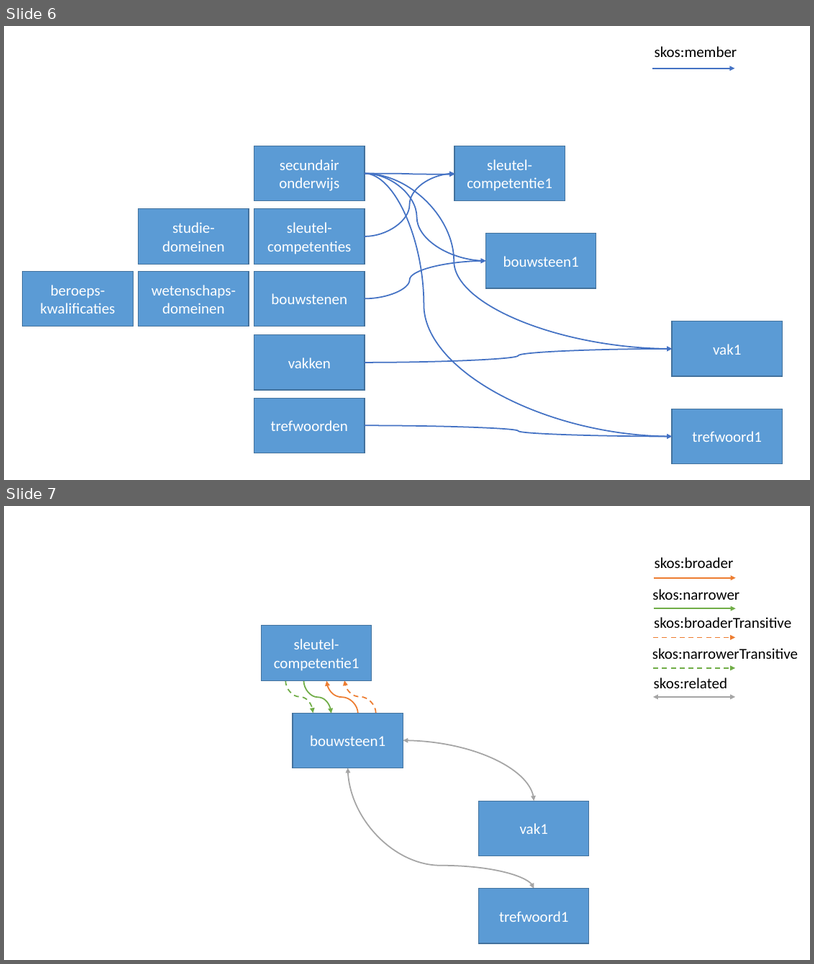
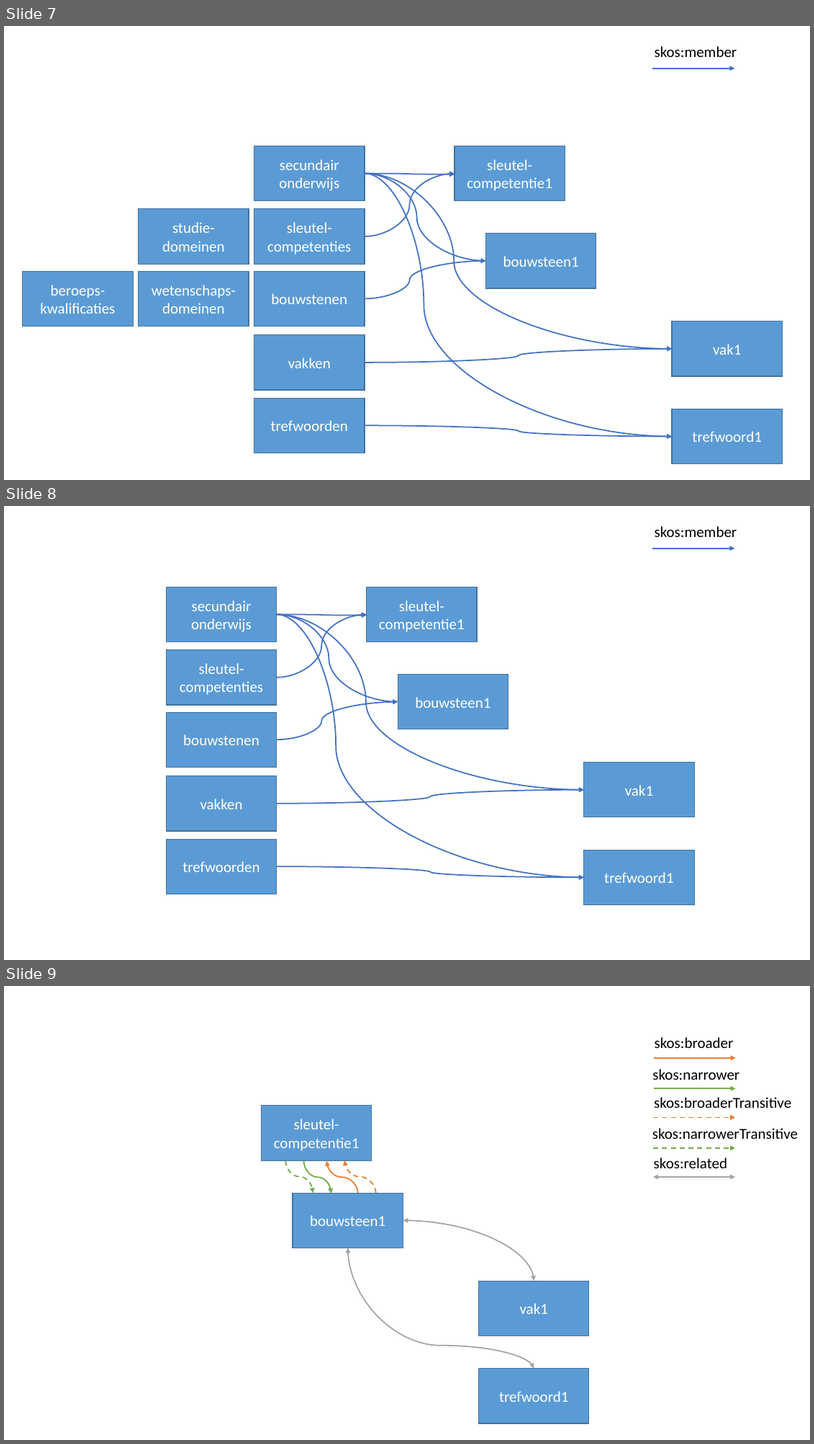
Before and after one commit to i-Learn-SKOS/skos-api, a slide deck: doc-src/DiagramsInSkosApiHomepage.pptx. Shown one above the other, each under a label of ours: slides 6 and 7 before the commit, slides 7, 8 and 9 after it. The pictures are 814x964 and 814x1444 pixels, drawn with LibreOffice and Linux fonts; fonts in the diff are those of the drawing. Boxes give left, top, right and bottom in pixels: in the first picture for what was removed or moved away, otherwise in the second. Text is boxed around its words. In the diff, an @@ line names an element or a change of style, - is before the commit and + after.

```diff
--- a/doc-src/DiagramsInSkosApiHomepage.pptx
+++ b/doc-src/DiagramsInSkosApiHomepage.pptx
@@ slide 8 added at (x1=4, y1=506, x2=810, y2=960), background #FFFFFF @@
@@ text added at (x1=655, y1=526, x2=738, y2=537), 18 pt, text #000000 @@
+skos:member
@@ arrow added from (653, 548) to (736, 548), #4472C4 1.5 pt @@
@@ rectangle added at (x1=166, y1=587, x2=277, y2=642), fill #5B9BD5, outline #43739E 1 pt, 18 pt, text #FFFFFF @@
+secundair onderwijs
@@ rectangle added at (x1=367, y1=587, x2=478, y2=642), fill #5B9BD5, outline #43739E 1 pt, 18 pt, text #FFFFFF @@
+sleutel-competentie1
@@ curved arrow added from (277, 614) to (367, 615), #4472C4 1.5 pt @@
@@ curved arrow added from (277, 614) to (398, 702), #4472C4 1.5 pt @@
@@ curved arrow added from (277, 614) to (584, 790), #4472C4 1.5 pt @@
@@ curved arrow added from (277, 614) to (584, 878), #4472C4 1.5 pt @@
@@ curved arrow added from (277, 677) to (367, 614), #4472C4 1.5 pt @@
@@ rectangle added at (x1=166, y1=650, x2=277, y2=705), fill #5B9BD5, outline #43739E 1 pt, 18 pt, text #FFFFFF @@
+sleutel-competenties
@@ rectangle added at (x1=398, y1=674, x2=509, y2=729), fill #5B9BD5, outline #43739E 1 pt, 18 pt, text #FFFFFF @@
+bouwsteen1
@@ rectangle added at (x1=166, y1=713, x2=277, y2=767), fill #5B9BD5, outline #43739E 1 pt, 18 pt, text #FFFFFF @@
+bouwstenen
@@ curved arrow added from (277, 739) to (398, 702), #4472C4 1.5 pt @@
@@ rectangle added at (x1=584, y1=762, x2=695, y2=817), fill #5B9BD5, outline #43739E 1 pt, 18 pt, text #FFFFFF @@
+vak1
@@ rectangle added at (x1=166, y1=776, x2=277, y2=831), fill #5B9BD5, outline #43739E 1 pt, 18 pt, text #FFFFFF @@
+vakken
@@ curved arrow added from (277, 803) to (584, 790), #4472C4 1.5 pt @@
@@ rectangle added at (x1=166, y1=839, x2=277, y2=894), fill #5B9BD5, outline #43739E 1 pt, 18 pt, text #FFFFFF @@
+trefwoorden
@@ rectangle added at (x1=584, y1=849, x2=695, y2=905), fill #5B9BD5, outline #43739E 1 pt, 18 pt, text #FFFFFF @@
+trefwoord1
@@ curved arrow added from (277, 867) to (584, 878), #4472C4 1.5 pt @@
@@ what was slide 6 is now slide 7 @@
@@ what was slide 7 is now slide 9 @@
```
Also in this commit, not shown: 3 other slides added, 6 other files.
